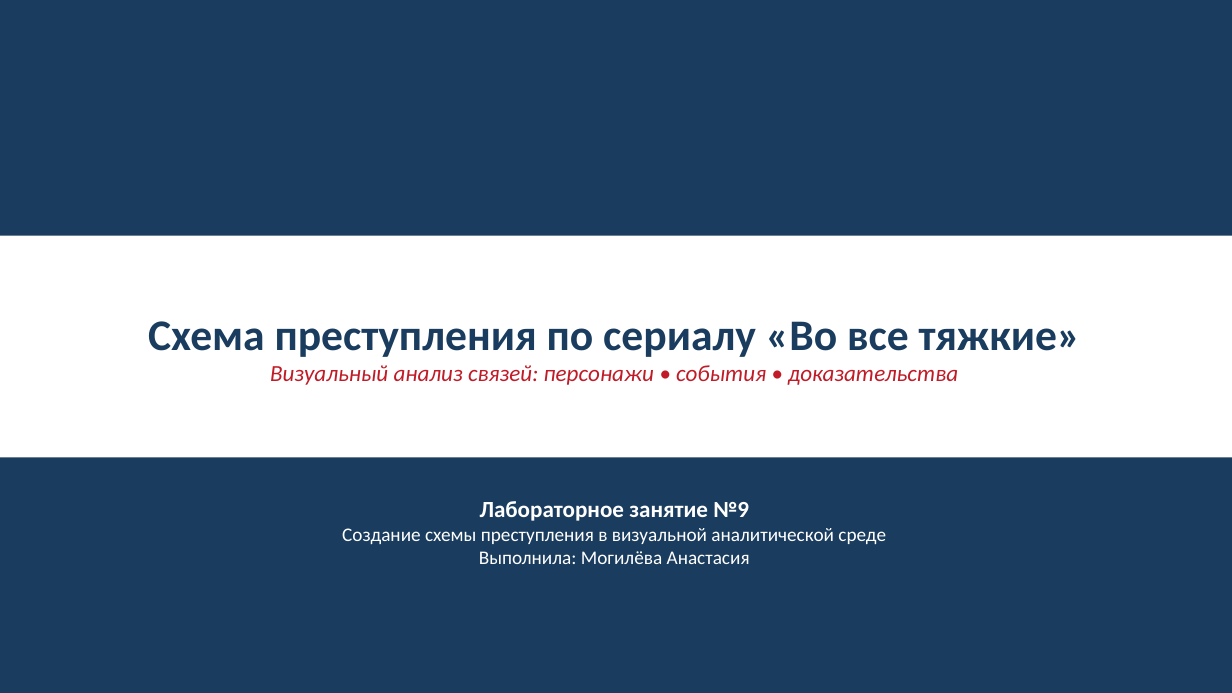
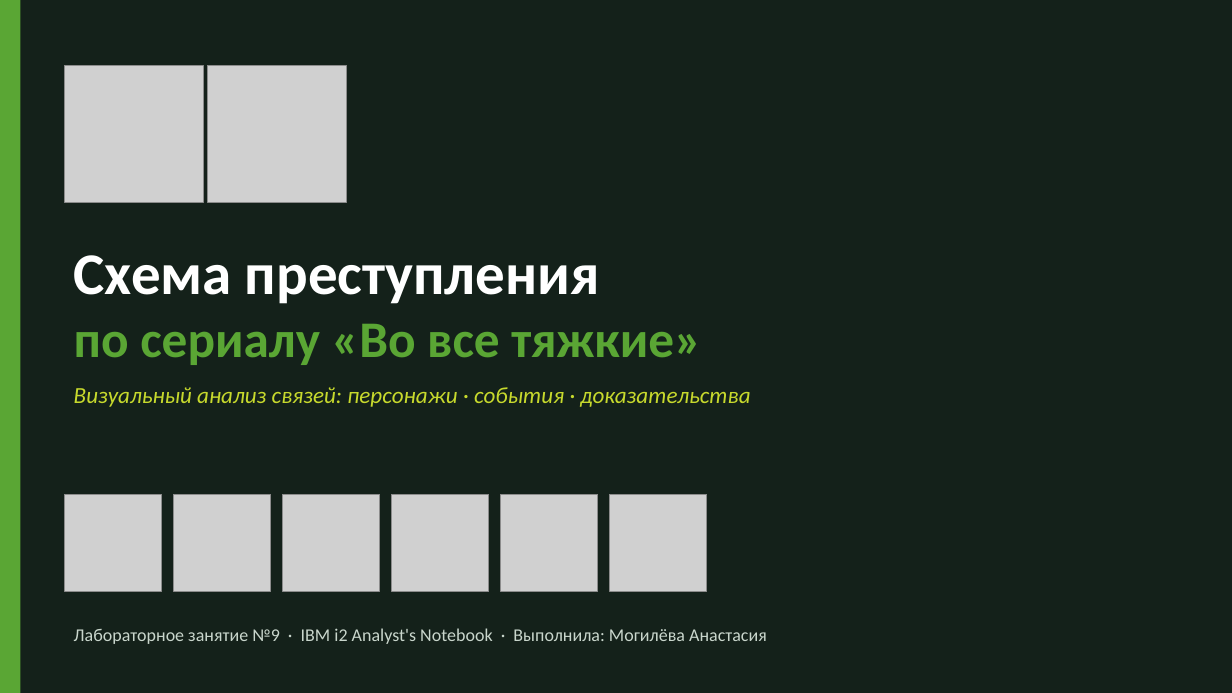
Before and after one commit to amogilev1993/anastasia_mogileva_project, a slide deck: slide 1 of docs/lab9/Лабораторная_9_Во_все_тяжкие.pptx. Drawn at 1232x693 pixels with LibreOffice and Linux fonts; fonts in the diff are those of the drawing; grey boxes stand for pictures. Boxes give left, top, right and bottom in pixels: in the first picture for what was removed or moved away, otherwise in the second. Text is boxed around its words. In the diff, an @@ line names an element or a change of style, - is before the commit and + after.

```diff
--- a/docs/lab9/Лабораторная_9_Во_все_тяжкие.pptx
+++ b/docs/lab9/Лабораторная_9_Во_все_тяжкие.pptx
@@ background #1A3C5E to #14211A @@
@@ rectangle added at (0, 0, 20, 693), fill #5AA634 @@
@@ picture added at (65, 66, 203, 203) @@
@@ picture added at (208, 66, 347, 203) @@
@@ rectangle removed at (0, 236, 1232, 457) @@
@@ text "Схема преступления" at (74, 255, 750, 407): vertical alignment middle to top @@
@@ text at (74, 255, 750, 407): text changed; text colour #C01C28 to #C7D92D @@
-Схема преступления по сериалу «Во все тяжкие»
-Визуальный анализ связей: персонажи • события • доказательства
+Схема преступления
+по сериалу «Во все тяжкие»
+Визуальный анализ связей: персонажи · события · доказательства
@@ picture added at (65, 494, 162, 592) @@
@@ picture added at (174, 494, 271, 592) @@
@@ picture added at (283, 494, 380, 592) @@
@@ picture added at (392, 494, 489, 592) @@
@@ picture added at (501, 494, 598, 592) @@
@@ picture added at (610, 494, 707, 592) @@
@@ text at (74, 628, 767, 644): text changed; size 15 to 14 pt; text colour #FFFFFF to #C9D6CC @@
-Лабораторное занятие №9
-Создание схемы преступления в визуальной аналитической среде
-Выполнила: Могилёва Анастасия
+Лабораторное занятие №9 · IBM i2 Analyst's Notebook · Выполнила: Могилёва Анастасия
```
Also in this commit, not shown: 7 other slides changed, 2 slides added, 2 slides removed, 14 other files.
